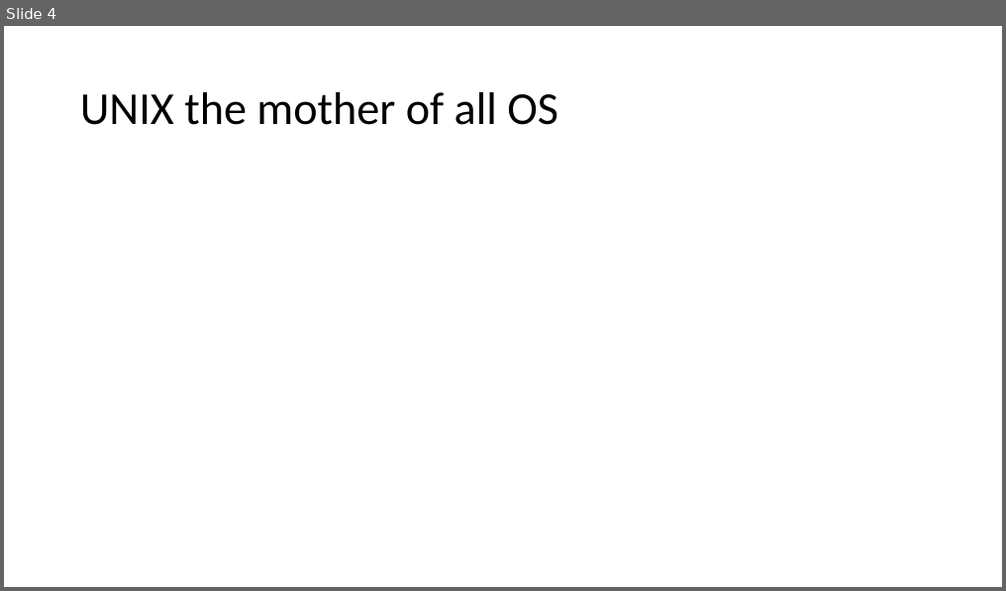
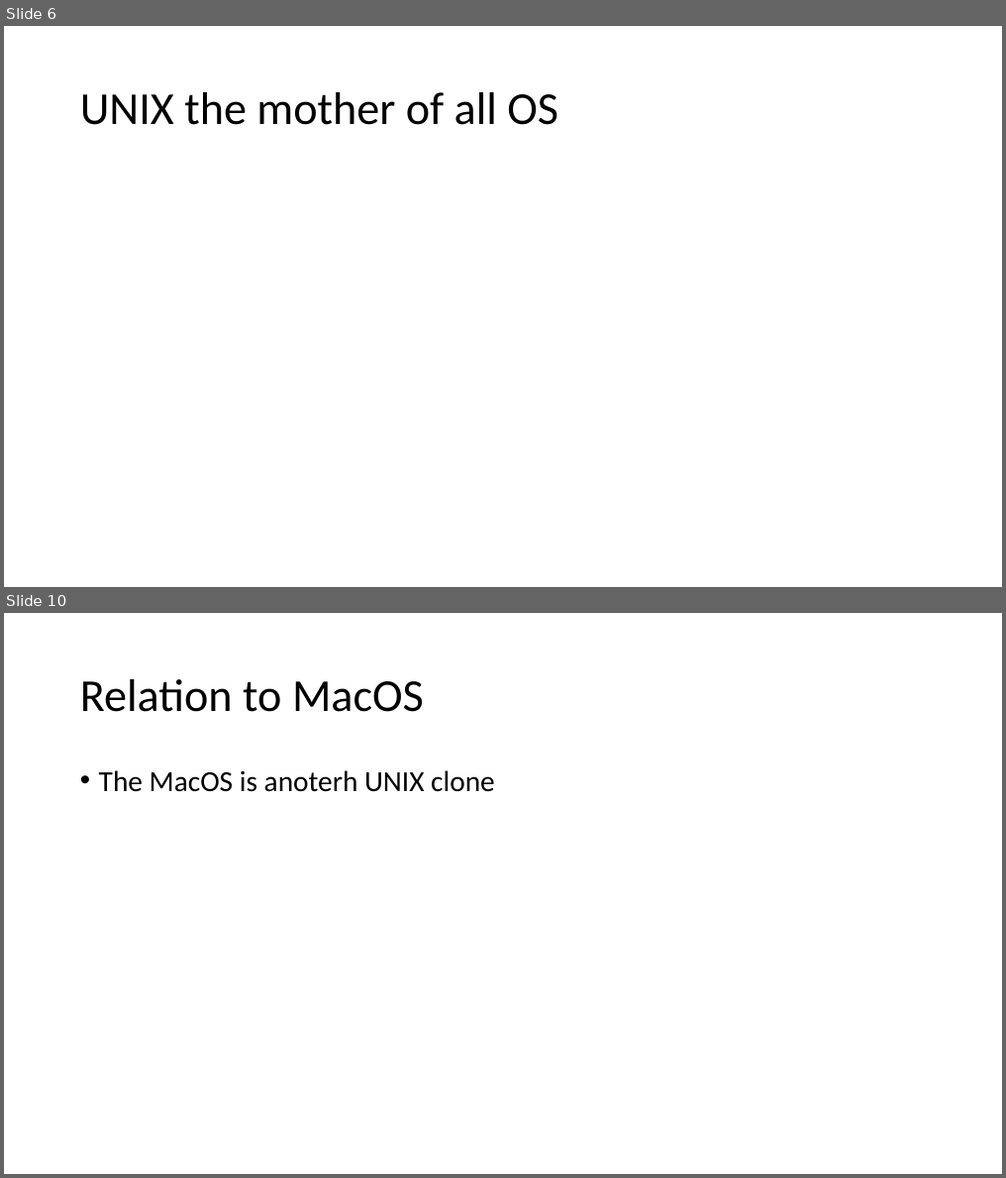
Before and after one commit to krabberod/bios3010-unix-linux, a slide deck: Lectures/1_intro_to_unix.pptx. Shown one above the other, each under a label of ours: slide 4 before the commit, slides 6 and 10 after it; the slides between them are not shown. The pictures are 1006x591 and 1006x1178 pixels, drawn with LibreOffice and Linux fonts; fonts in the diff are those of the drawing. Boxes give left, top, right and bottom in pixels: in the first picture for what was removed or moved away, otherwise in the second. Text is boxed around its words. In the diff, an @@ line names an element or a change of style, - is before the commit and + after.

```diff
--- a/Lectures/1_intro_to_unix.pptx
+++ b/Lectures/1_intro_to_unix.pptx
@@ slide 10 added at (4,613,1002,1174), background #FFFFFF @@
@@ title added at (80,679,424,712), 44 pt, text #000000 @@
+Relation to MacOS
@@ text added at (99,770,495,792), 28 pt, text #000000 @@
+• The MacOS is anoterh UNIX clone
@@ what was slide 4 is now slide 6 @@
```
Also in this commit, not shown: 1 slide changed, 6 other slides added, 11 other files.
